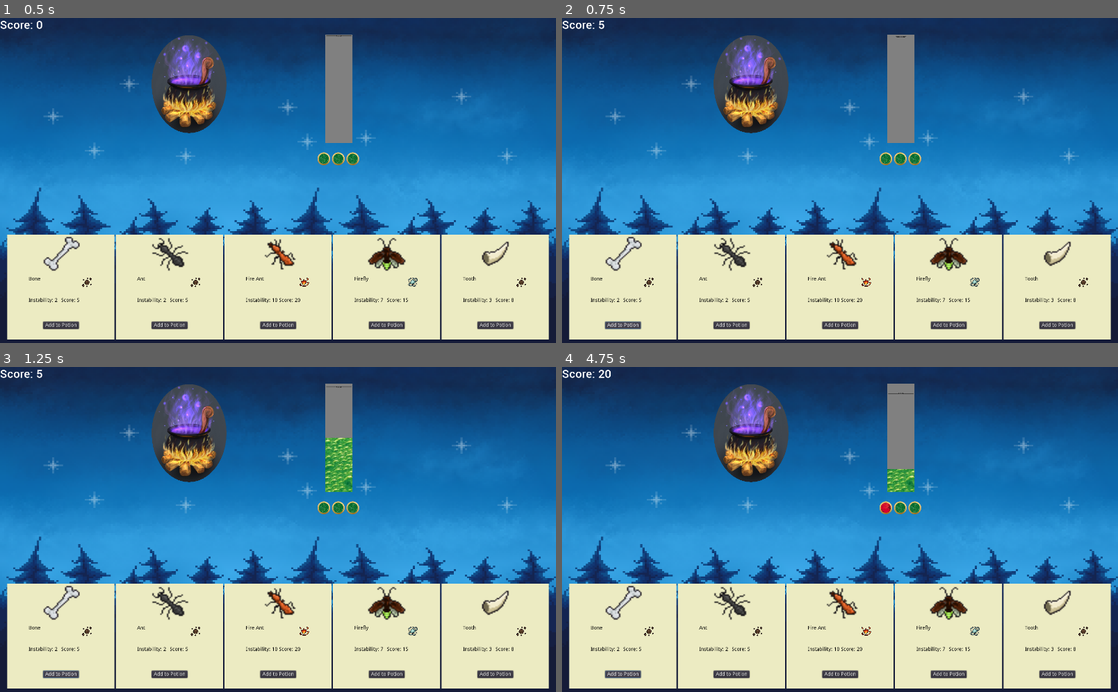
Above: before the commit, frames 1-4 (two rows, left to right).
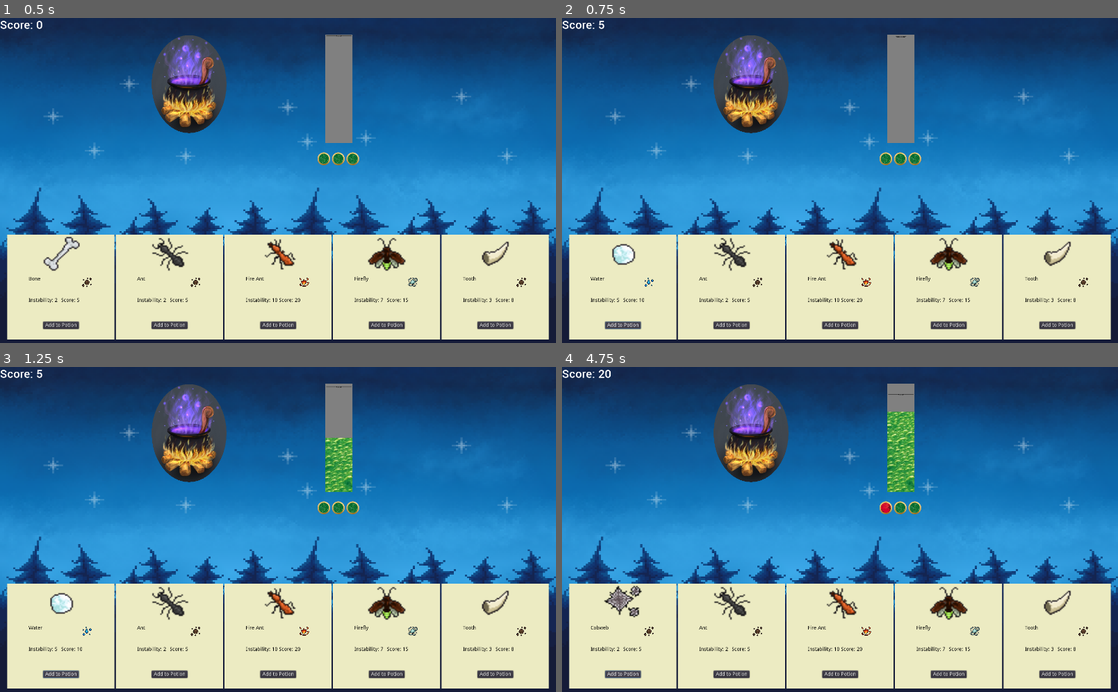
Above: after the commit, the same moments.

Repository: jackslinger/ludum-dare-49
Game: Godot game, scene res://scenes/Main.tscn
The game is run twice, just before and just after one commit, with the same random seed, the same clock (stepped at 60 frames per second) and the same inputs.
Inputs:
- Up to frame 1 (0.5 s): no input
- Up to frame 2 (0.75 s): click "Add to Potion" at 0.5 s
- Up to frame 3 (1.25 s): no input
- Up to frame 4 (4.75 s): click "Add to Potion" at 1.25 s; click "Add to Potion" at 2 s; tap Enter at 3.5 s

Frame 1 is identical in both runs. In frame 2, 0.4% of the frame differs, in the area x 5-17%, y 67-88%; in frame 3, 0.4%; in frame 4, 1.3%, in the area x 5-64%, y 7-81%.
Error after the commit: Invalid get index '17' (on base: 'Array'). (res://scripts/GlobalIngredients.gd:137)

Commit message:
randomise the cards

Diff:
--- a/scenes/Ingredient.tscn
+++ b/scenes/Ingredient.tscn
@@ -65,12 +65,12 @@
 }
 
 [node name="HBoxContainer" type="HBoxContainer" parent="VBoxContainer"]
-margin_right = 151.0
+margin_right = 135.0
 margin_bottom = 43.0
 size_flags_vertical = 3
 
 [node name="Name" type="RichTextLabel" parent="VBoxContainer/HBoxContainer"]
-margin_right = 115.0
+margin_right = 99.0
 margin_bottom = 43.0
 size_flags_horizontal = 3
 custom_colors/default_color = Color( 0, 0, 0, 1 )
@@ -80,8 +80,8 @@
 }
 
 [node name="Element" type="TextureRect" parent="VBoxContainer/HBoxContainer"]
-margin_left = 119.0
-margin_right = 151.0
+margin_left = 103.0
+margin_right = 135.0
 margin_bottom = 43.0
 hint_tooltip = "earth"
 texture = ExtResource( 2 )
@@ -91,29 +91,29 @@
 
 [node name="HBoxContainer2" type="HBoxContainer" parent="VBoxContainer"]
 margin_top = 47.0
-margin_right = 151.0
+margin_right = 135.0
 margin_bottom = 90.0
 size_flags_vertical = 3
 
 [node name="Instability" type="Label" parent="VBoxContainer/HBoxContainer2"]
 margin_top = 14.0
-margin_right = 88.0
+margin_right = 80.0
 margin_bottom = 28.0
 size_flags_horizontal = 3
 custom_colors/font_color = Color( 0, 0, 0, 1 )
-text = "Instability: 10"
+text = "Instability: 2"
 __meta__ = {
 "_edit_use_anchors_": false
 }
 
 [node name="Score" type="Label" parent="VBoxContainer/HBoxContainer2"]
-margin_left = 92.0
+margin_left = 84.0
 margin_top = 14.0
-margin_right = 151.0
+margin_right = 135.0
 margin_bottom = 28.0
 size_flags_horizontal = 3
 custom_colors/font_color = Color( 0, 0, 0, 1 )
-text = "Score: 10"
+text = "Score: 5"
 __meta__ = {
 "_edit_use_anchors_": false
 }
--- a/scripts/GlobalIngredients.gd
+++ b/scripts/GlobalIngredients.gd
@@ -1,6 +1,7 @@
 tool
 extends Node
 
+var rng
 var ingredients = [
 	{
 		"display_name": "Fire Scorpian",
@@ -123,7 +124,14 @@
 	},
 ]
 
+func _ready():
+	rng = RandomNumberGenerator.new()
+
 func get_ingredient(name):
 	for ingredient in ingredients:
 		if ingredient["name"] == name:
 			return ingredient
+
+func get_random_ingredient():
+	var rand = rng.randi_range(0, ingredients.size())
+	return ingredients[rand]["name"]
--- a/scripts/IngredientCard.gd
+++ b/scripts/IngredientCard.gd
@@ -4,22 +4,35 @@
 export(String) var ingredient_name
 
 signal add_ingredient(ingredient_name)
+var name_label
+var element
+var icon
+var instability
+var score
 
 # Called when the node enters the scene tree for the first time.
 func _ready():
-	var name = $VBoxContainer/HBoxContainer/Name
-	var element = $VBoxContainer/HBoxContainer/Element
-	var icon = $Icon
-	var instability = $VBoxContainer/HBoxContainer2/Instability
-	var score = $VBoxContainer/HBoxContainer2/Score
+	connect("add_ingredient", self, "_on_IngredientCard_add_ingredient")
+	name_label = $VBoxContainer/HBoxContainer/Name
+	element = $VBoxContainer/HBoxContainer/Element
+	icon = $Icon
+	instability = $VBoxContainer/HBoxContainer2/Instability
+	score = $VBoxContainer/HBoxContainer2/Score
+	set_ingredient_info()
 
+
+func set_ingredient_info():
 	var ingredient = GlobalIngredients.get_ingredient(ingredient_name)
-	name.text = ingredient["display_name"]
+	name_label.text = ingredient["display_name"]
 	element.texture = load("res://assets/simple_elements/" + ingredient["element"] + ".png")
 	icon.texture = load("res://assets/ingredients/" + ingredient_name + ".png")
 	instability.text = "Instability: " + str(ingredient["instability"])
 	score.text = "Score: " + str(ingredient["score"])
 
-
 func _on_Submit_button_down():
 	emit_signal("add_ingredient", ingredient_name)
+
+
+func _on_IngredientCard_add_ingredient(new_ingredient_name):
+	ingredient_name = GlobalIngredients.get_random_ingredient()
+	set_ingredient_info()
--- a/scripts/Main.gd
+++ b/scripts/Main.gd
@@ -1,6 +1,7 @@
 extends Control
 
 func _ready():
+	#connect("add_ingredient", self, "_on_add_ingredient")
 	pass # Replace with function body.
 
 func _on_add_ingredient(ingredient_name):
